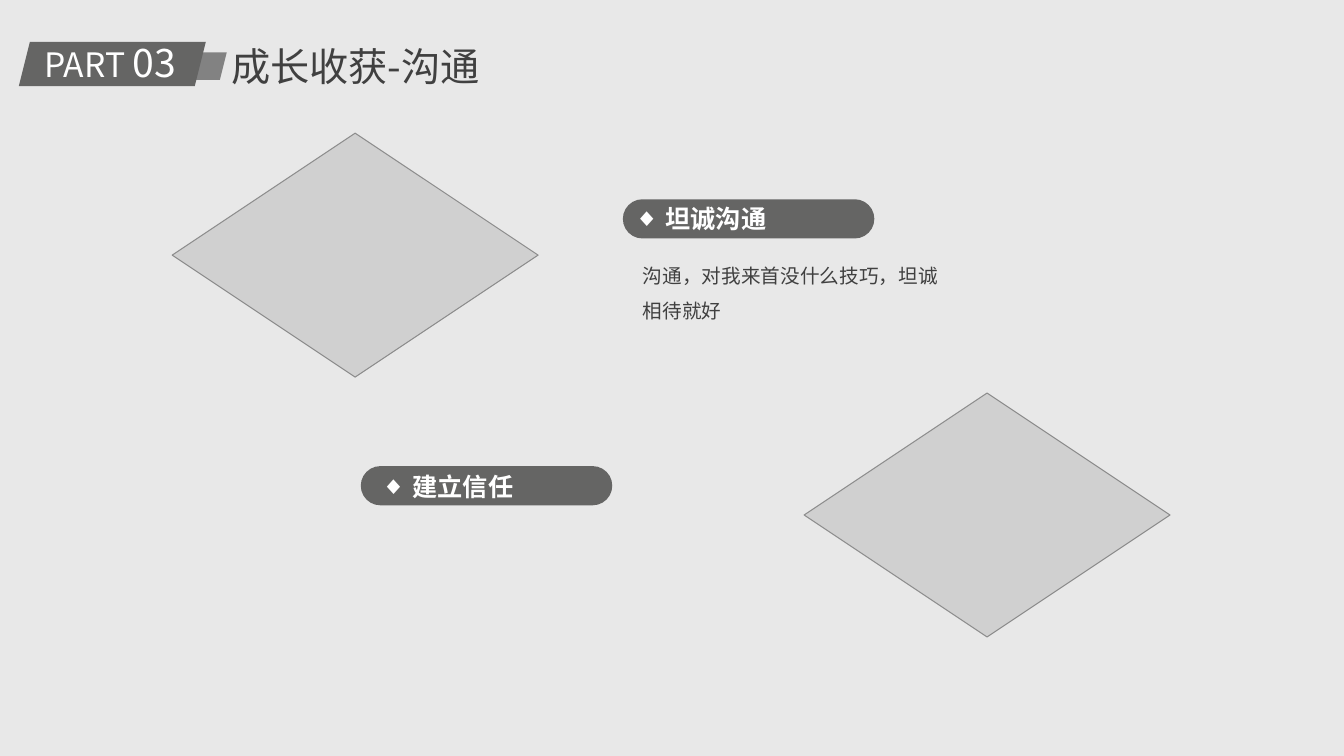
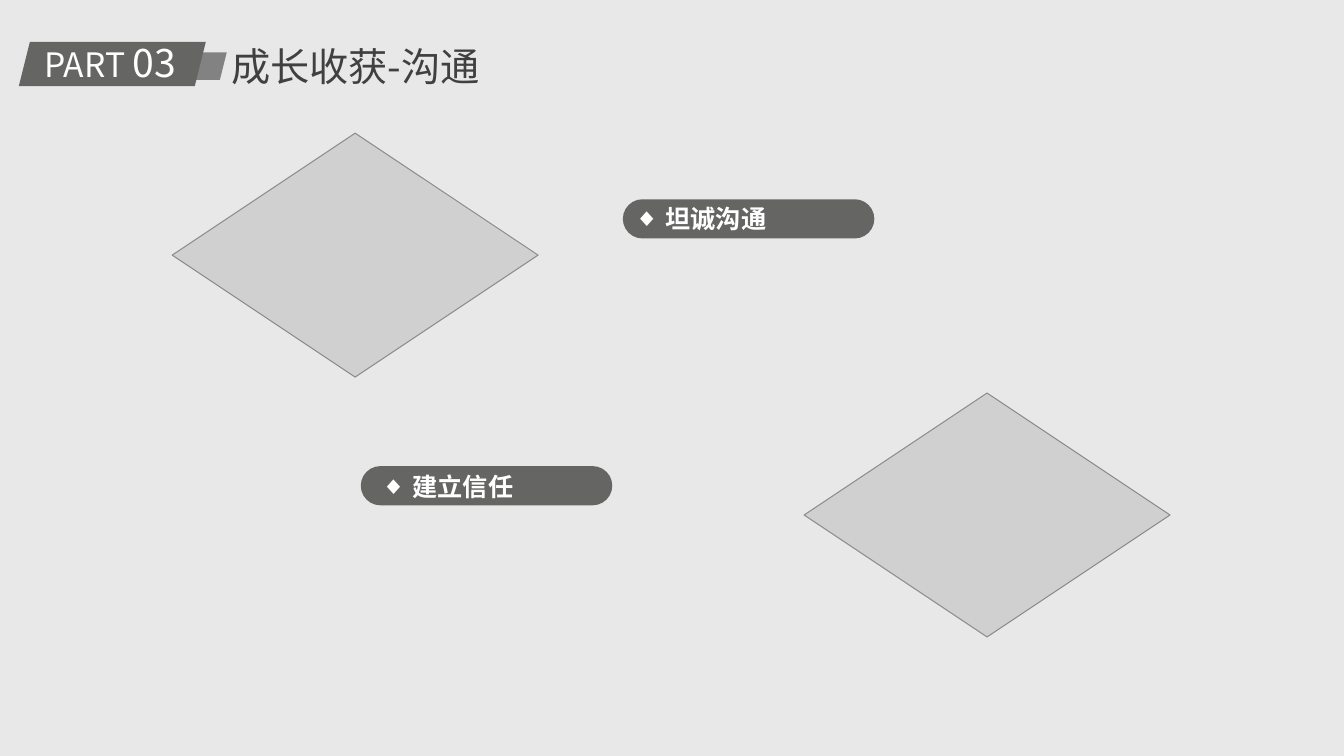
Before and after one commit to HanochLzd/lexian, a slide deck: slide 13 of doc/实习心得分享-罗紫东.pptx. Drawn at 1344x756 pixels with LibreOffice and Linux fonts; fonts in the diff are those of the drawing; grey boxes stand for pictures. Boxes give left, top, right and bottom in pixels: in the first picture for what was removed or moved away, otherwise in the second. Text is boxed around its words. In the diff, an @@ line names an element or a change of style, - is before the commit and + after.

```diff
--- a/doc/实习心得分享-罗紫东.pptx
+++ b/doc/实习心得分享-罗紫东.pptx
@@ text removed at <box>643,266,938,320</box> @@
-沟通，对我来首没什么技巧，坦诚相待就好
```
Also in this commit, not shown: 7 other slides changed, 1 slide added, 2 slides removed, 3 other files.
